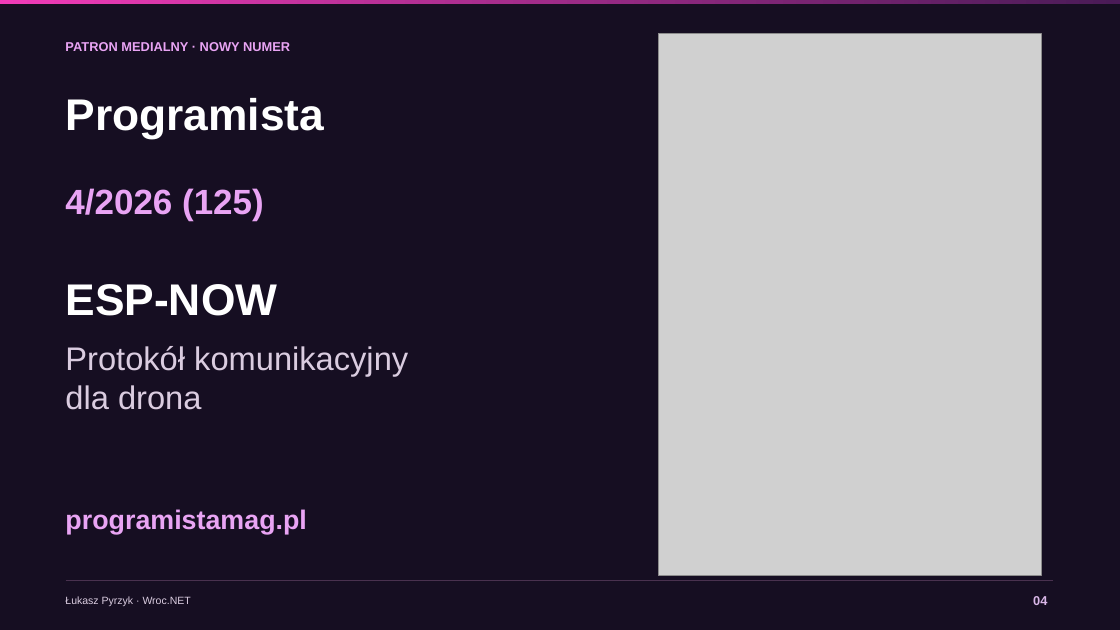
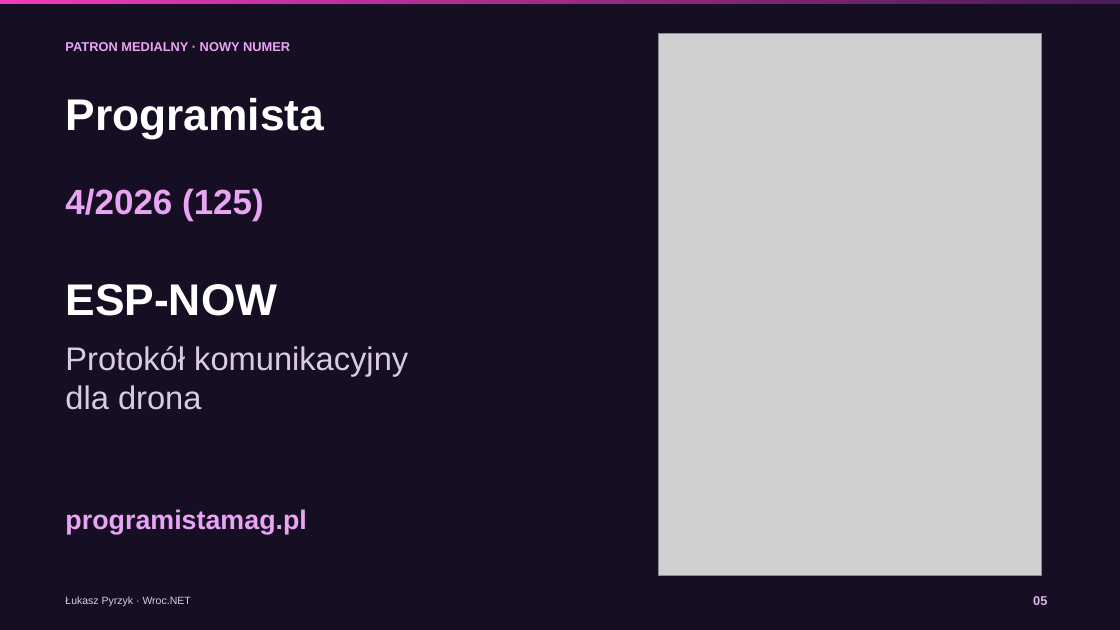
Before and after one commit to lukasz-pyrzyk/wrocnet.org, a slide deck: slide 5 of slides/172/2026-11-17-172-spotkanie.pptx (slide 4 before the commit). Drawn at 1120x630 pixels with LibreOffice and Linux fonts; fonts in the diff are those of the drawing; grey boxes stand for pictures. Boxes give left, top, right and bottom in pixels: in the first picture for what was removed or moved away, otherwise in the second. Text is boxed around its words. In the diff, an @@ line names an element or a change of style, - is before the commit and + after.

```diff
--- a/slides/172/2026-11-17-172-spotkanie.pptx
+++ b/slides/172/2026-11-17-172-spotkanie.pptx
@@ line removed from (66, 581) to (1053, 581) @@
@@ text at [1033,596,1047,605]: text changed @@
-04
+05
```
Also in this commit, not shown: 12 other slides changed, 2 slides added, 1 slide removed, 4 other files.
